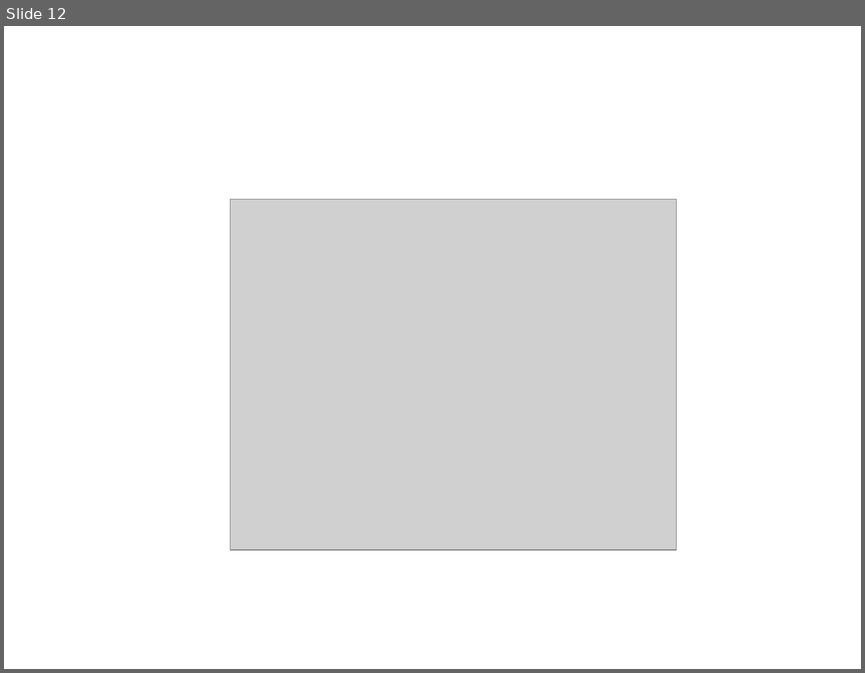
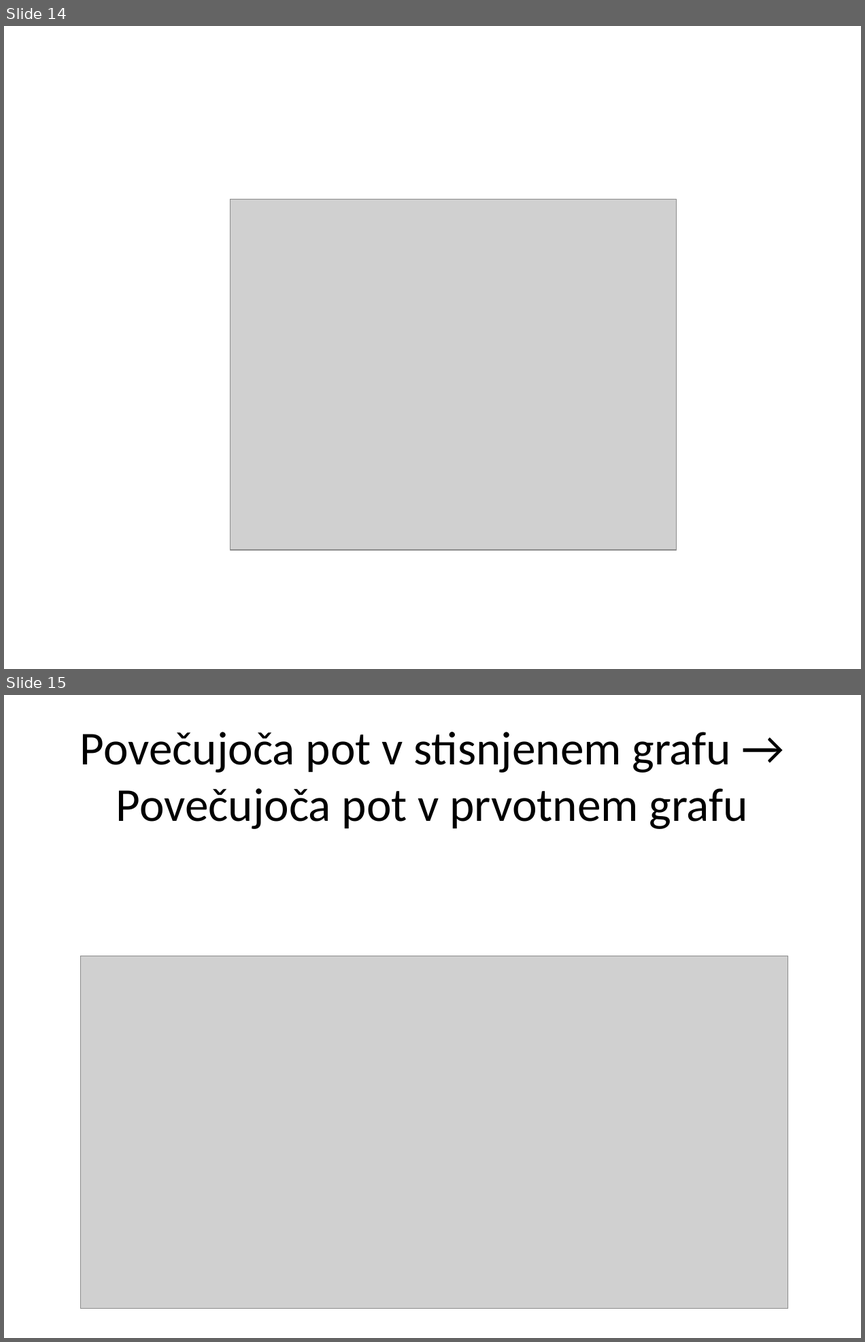
Before and after one commit to ZigaMr/BlossomAlgoritem, a slide deck: Blossomov algoritem.pptx. Shown one above the other, each under a label of ours: slide 12 before the commit, slides 14 and 15 after it. The pictures are 865x673 and 865x1342 pixels, drawn with LibreOffice and Linux fonts; fonts in the diff are those of the drawing; grey boxes stand for pictures. Boxes give left, top, right and bottom in pixels: in the first picture for what was removed or moved away, otherwise in the second. Text is boxed around its words. In the diff, an @@ line names an element or a change of style, - is before the commit and + after.

```diff
--- a/Blossomov algoritem.pptx
+++ b/Blossomov algoritem.pptx
@@ slide 15 added at (4,695,861,1338), background #FFFFFF @@
@@ title added at (80,732,749,829), 39.6 pt, text #000000 @@
+Povečujoča pot v stisnjenem grafu → Povečujoča pot v prvotnem grafu
@@ picture added at (81,955,788,1308) @@
@@ what was slide 12 is now slide 14 @@
```
Also in this commit, not shown: 2 slides changed, 3 other slides added.
